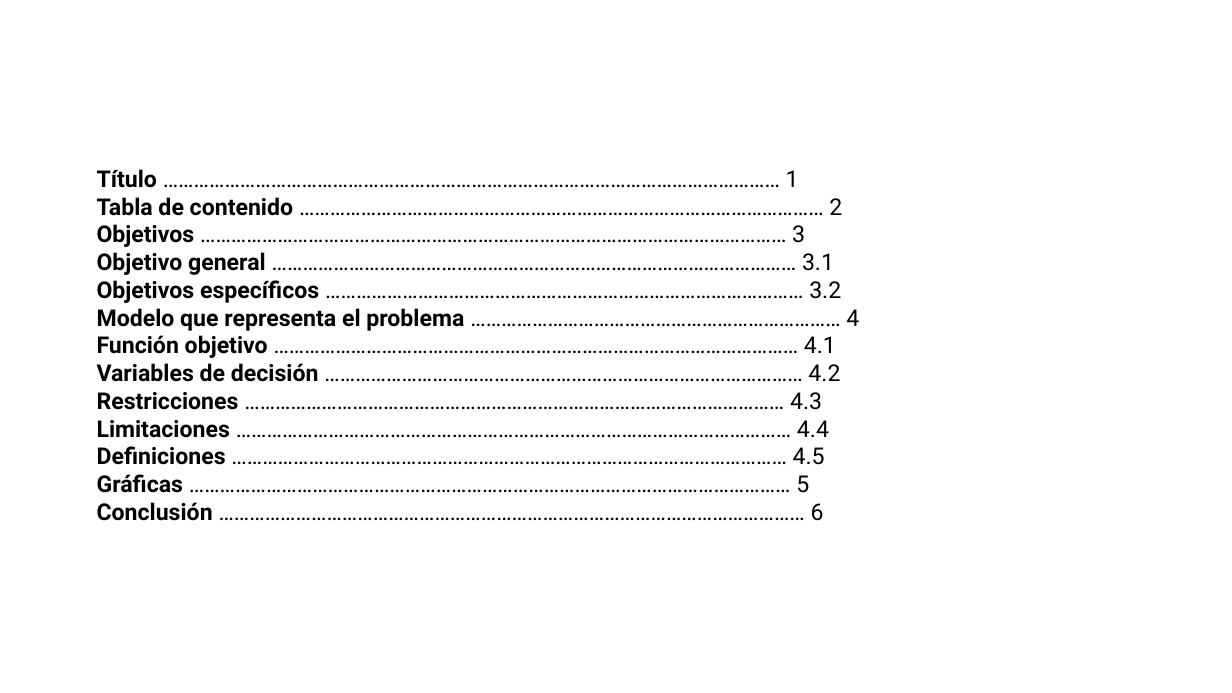
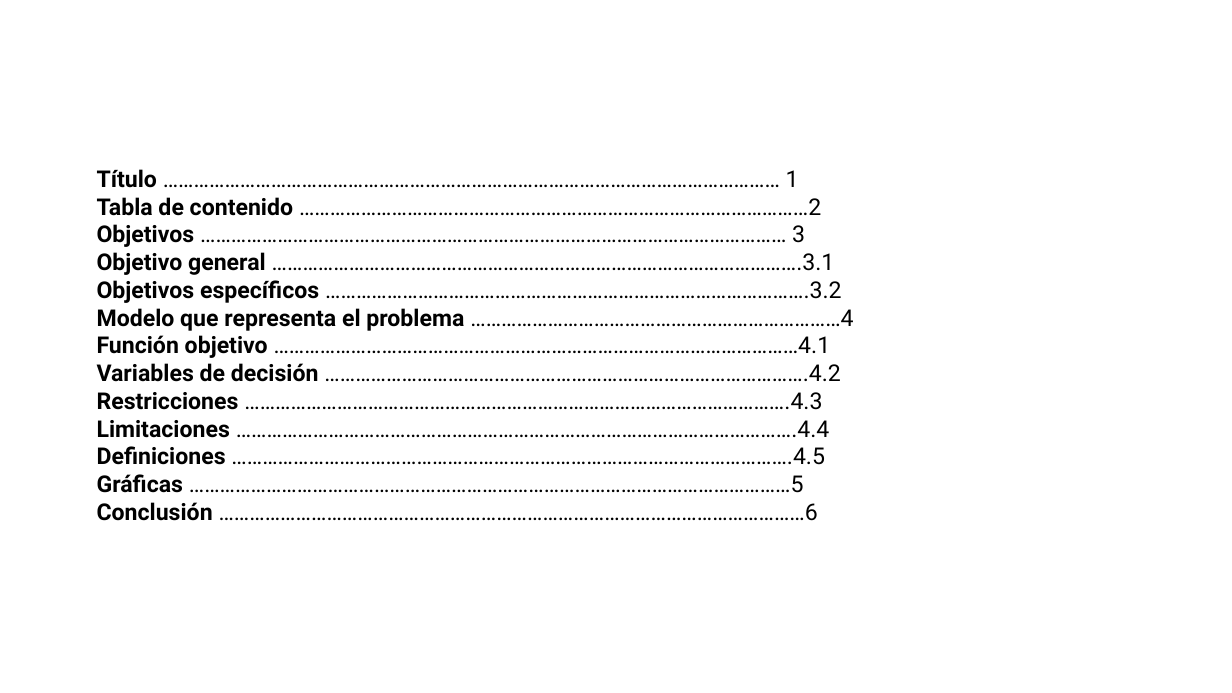
Before and after one commit to santi-padi/Proyecto-simulaci-n-Monte-Carlo, a slide deck: slide 2 of Proyectomodulo2_LopezM_PadillaA_OrozcoJ..pptx. Drawn at 1232x693 pixels with LibreOffice and Linux fonts; fonts in the diff are those of the drawing. Boxes give left, top, right and bottom in pixels: in the first picture for what was removed or moved away, otherwise in the second. Text is boxed around its words. In the diff, an @@ line names an element or a change of style, - is before the commit and + after.

```diff
--- a/Proyectomodulo2_LopezM_PadillaA_OrozcoJ..pptx
+++ b/Proyectomodulo2_LopezM_PadillaA_OrozcoJ..pptx
@@ text at [97, 169, 853, 521]: text changed @@
-Título ………………………………………………………………………………………………………… 1
-Tabla de contenido ………………………………………………………………………………………… 2
-Objetivos …………………………………………………………………………………………………… 3
-Objetivo general ………………………………………………………………………………………… 3.1
-Objetivos específicos ………………………………………………………………………………… 3.2
-Modelo que representa el problema ……………………………………………………………… 4
-Función objetivo ………………………………………………………………………………………… 4.1
-Variables de decisión ………………………………………………………………………………… 4.2
-Restricciones …………………………………………………………………………………………… 4.3
-Limitaciones ……………………………………………………………………………………………… 4.4
-Definiciones ……………………………………………………………………………………………… 4.5
-Gráficas ……………………………………………………………………………………………………… 5
-Conclusión …………………………………………………………………………………………………… 6
+Título ………………………………………………………………………………………………………… 1
+Tabla de contenido ………………………………………………………………………………………2
+Objetivos …………………………………………………………………………………………………… 3
+Objetivo general ………………………………………………………………………………………….3.1
+Objetivos específicos ………………………………………………………………………………….3.2
+Modelo que representa el problema ………………………………………………………………4
+Función objetivo …………………………………………………………………………………………4.1
+Variables de decisión ………………………………………………………………………………….4.2
+Restricciones …………………………………………………………………………………………….4.3
+Limitaciones ……………………………………………………………………………………………….4.4
+Definiciones ……………………………………………………………………………………………….4.5
+Gráficas ………………………………………………………………………………………………………5
+Conclusión ……………………………………………………………………………………………………6
```
Also in this commit, not shown: 2 other slides changed, 8 slides added, 1 slide removed.
